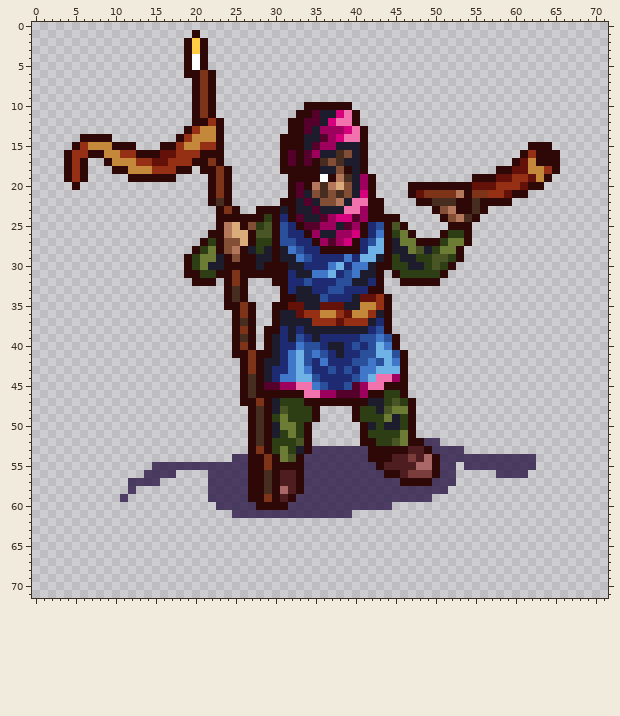
Edited in one commit: sprite sheet (images/units/khaganate/slave_rouser.png). The first picture shows the starting point.
The file is 72x72 pixels. The old version is drawn lined up with the new one.
Now the later version:
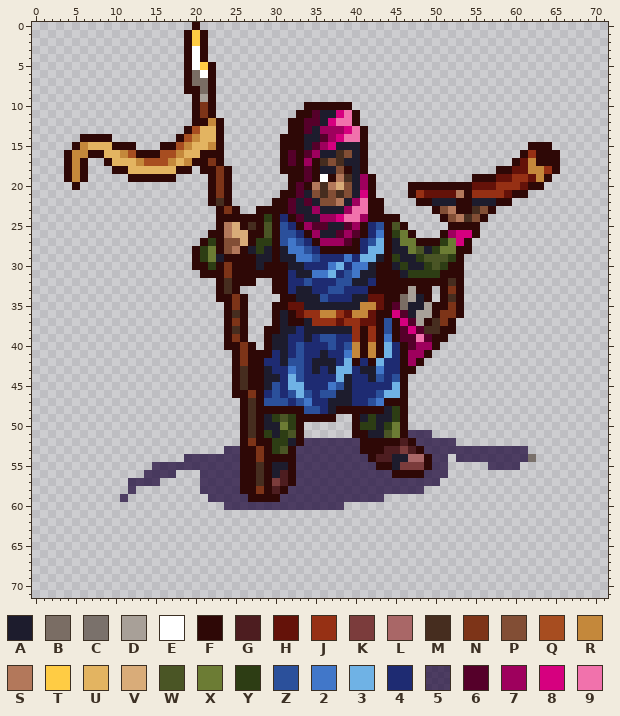
Palette (. is transparent): A #1d1c2d  B #7a6d64  C #7a716b  D #a8a098  E #ffffff  F #2e0806  G #4d1d20  H #641209  J #963014  K #7b3c3c  L #a96767  M #462d1f  N #7d3418  P #824e35  Q #a74d20  R #c4883b  S #b3785b  T #ffcc44  U #e3b461  V #d9ac79  W #4a5525  X #6c7c34  Y #2d3d14  Z #2b509b  2 #4177c9  3 #6fb2e5  4 #1e2b72  5 #160034b3  6 #55002a  7 #9e005d  8 #d6007f  9 #f172ac
Edits made:
whole drawing moved by +0,+1 (the old picture is shown already moved)
Changed rows in their new state; - is an unchanged pixel.
first column x 5:
 0 ---------------F------------------------------------------
 1 --------------FTF-----------------------------------------
 3 ---------------E------------------------------------------
 5 ----------------TF----------------------------------------
 6 ---------------BE-----------------------------------------
 7 --------------FBB-----------------------------------------
 8 --------------F-B-----------------------------------------
 9 ----------------D-----------------------------------------
12 -----------------R----------------------------------------
13 ---------------QUU----------------------------------------
14 --------------Q-UU----------------------------------------
15 -RUUU--------Q-UUR--------------8-------------------------
16 RR--UURQ---QQRUU------------------------------------------
17 R----UUURQQQRUR--------------7----------------------------
18 R------UUUUUU----------------6----------------------------
19 R----------------------------6----------------------------
21 --------------------------F----------------JHHHH--JJ------
22 -------------------------F-6-------7---------AAA--AAA-----
23 --------------------------F6--7---7-9--------------PF-----
24 -------------------------------7--99--------------PF------
25 ----------------------MF-----7-6A-----------------F-------
26 -----------------------F---Z-----6-6-----------788F-------
27 ---------------------------2Z---7-6-------------8---------
28 ----------------------------2Z-------------------F--------
29 --------------.FY---F--------2Z-------------W-------------
30 --------------.FFYFN--------------------A-------F---------
31 --------------..FF-NF------------------F-A-----FF---------
32 ---------------...FMF-F----------------FF-----FMF---------
33 ------------------FMF.---F-------------FFFDFF-FNF---------
34 ------------------F-N---------------A-H-FBDAF-FMF---------
35 --------------------NF.--------AAA----H-6BAADFFNF---------
36 -------------------FMF.----F---------HF-86ADDFNNF---------
37 -------------------FNF.----FF-------HHFZF86DFMNF----------
38 -------------------FMF.---A--------JFJFZF686MMFF----------
39 -------------------FNF.---A44A4ZZ--JFJF2-6696FF-----------
40 -------------------F------A-Z44-Z4ZRFRF34F677F------------
41 ---------------------NF--4A4Z44A-42RFRF-4-77F-------------
42 --------------------FNF-44AZZ4AAA-3F4F344-7F--------------
43 --------------------FMF-----Z4A-A33-AA244-F---------------
44 --------------------FMF--A43Z44--3A44AZ4Z-----------------
45 --------------------FMF-AZ4334442ZA444443-----------------
46 --------------------F-N-4Z4Z3Z4ZZAA444Z33-----------------
47 ----------------------MFZZZ4Z244AAA44Z2FFF.---------------
48 ---------------------FMF-FFFFZZ4AFF-FFFAYF.---------------
49 ---------------------FMFA-W-FF-FF---A-AAYF.---------------
50 ---------------------FMFA--YF.-----FYYAYXF.---------------
51 ---------------------FMFY--WF.-----F-AAWXF555-------------
52 ---------------------FNF---AF5555555--FFFG-5--55----------
53 -------------------55F----WF55------F--GGK-F5----55555555-
54 --------------555555-F-NF-FF5---------GGAALLF5-.---------C
55 ---------------------F-MFAA-5----------FAKKKF5-.-...----..
56 ----------------5----F-MFA-F5----------5-FFF55-.-----....-
57 ----------------5----F-MFK-F5------------5555-..----------
58 ----------------5----F-NFGF55---------------...-----------
59 ------------------------F-55-----------......-------------
60 ------------------.----5555-------......------------------
61 --------------------...............-----------------------
